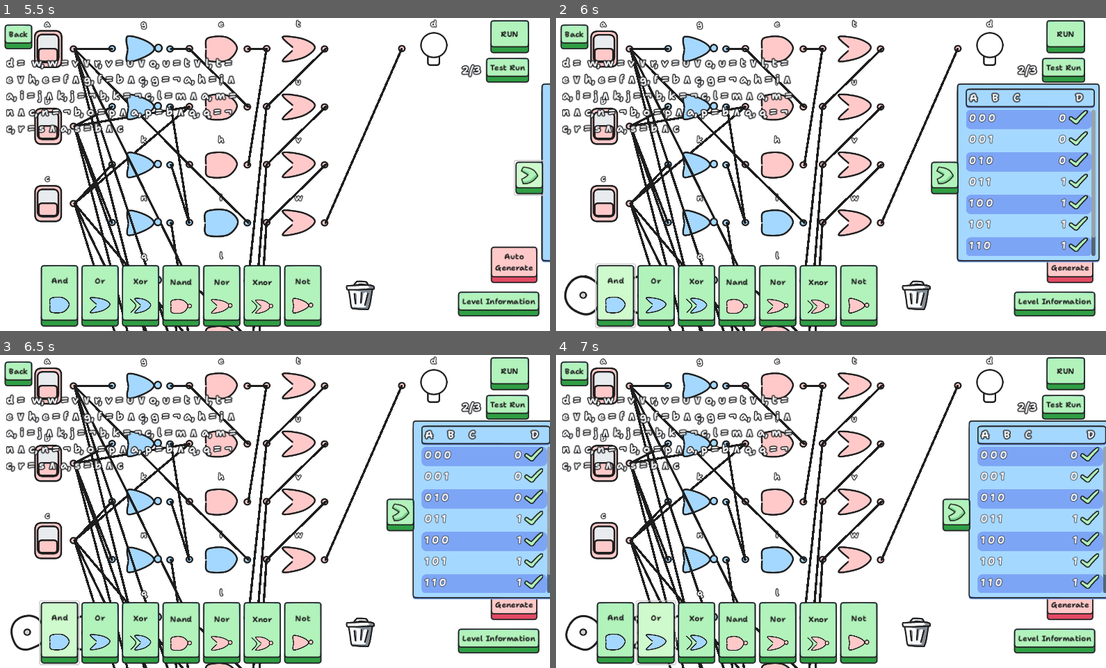
Above: before the commit, frames 1-4 (two rows, left to right).
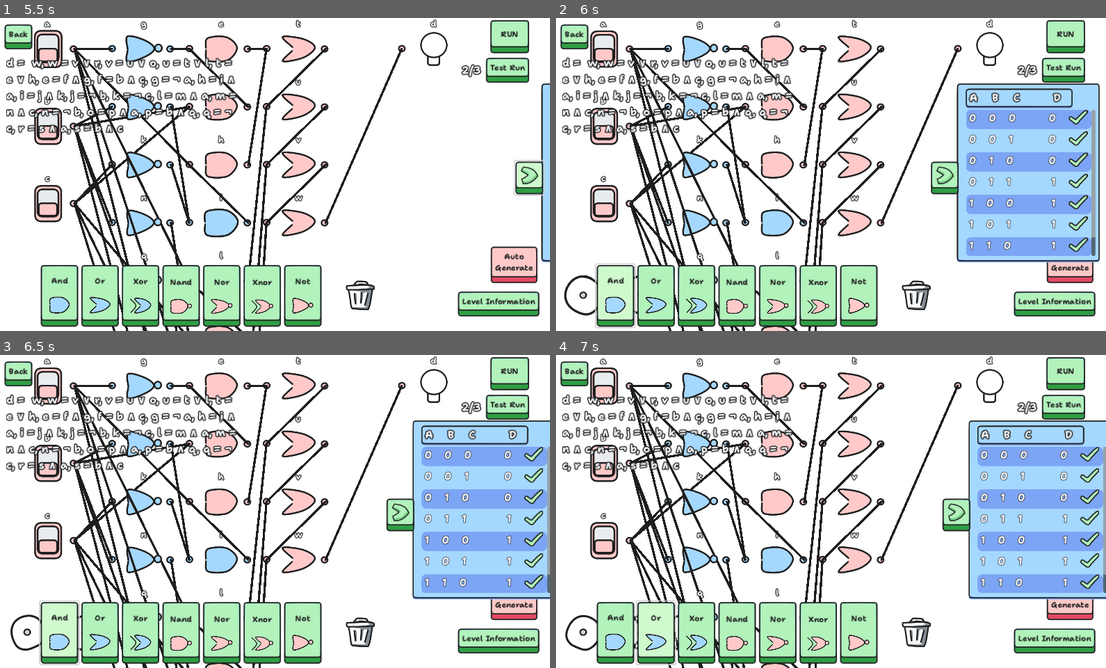
Above: after the commit, the same moments.

Repository: sininen-blue/logic-gate-tesseract
Game: Godot game, scene res://ui/title_page.tscn
Same seed, same stepped clock (60 frames per second), same inputs: the game is played once before the commit and once after it.
Inputs (mouse positions are in pixels of both pictures, inside the frame that each line leads up to):
- Up to frame 1 (5.5 s): click "Play" at 0.5 s; click "Play" at 1.25 s; click (357, 130) at 2 s; click "Auto Generate" at 2.75 s; click "OK" at 3.5 s; click "Test Run" at 4.25 s; click (533, 177) at 5 s
- Up to frame 2 (6 s): click "And" at 5.75 s
- Up to frame 3 (6.5 s): no input
- Up to frame 4 (7 s): click "Or" at 6.5 s

Frame 1 is identical in both runs. In frame 2, 1.2% of the frame differs, in the area x 76-98%, y 22-75%; in frame 3, 1.2%; in frame 4, 1.2%.

Commit message:
adjusted spacing

Diff:
--- a/simulation/simulation.tscn
+++ b/simulation/simulation.tscn
@@ -125,7 +125,7 @@
 layout_mode = 0
 offset_left = 18.0
 offset_top = 11.0
-offset_right = 286.0
+offset_right = 240.0
 offset_bottom = 57.0
 
 [node name="TruthTableScroll" type="ScrollContainer" parent="CanvasLayer/UI/SideTruthTable"]
--- a/ui/components/truth_table_row.tscn
+++ b/ui/components/truth_table_row.tscn
@@ -19,3 +19,4 @@
 offset_bottom = -12.0
 grow_horizontal = 2
 grow_vertical = 2
+theme_override_constants/separation = 25
